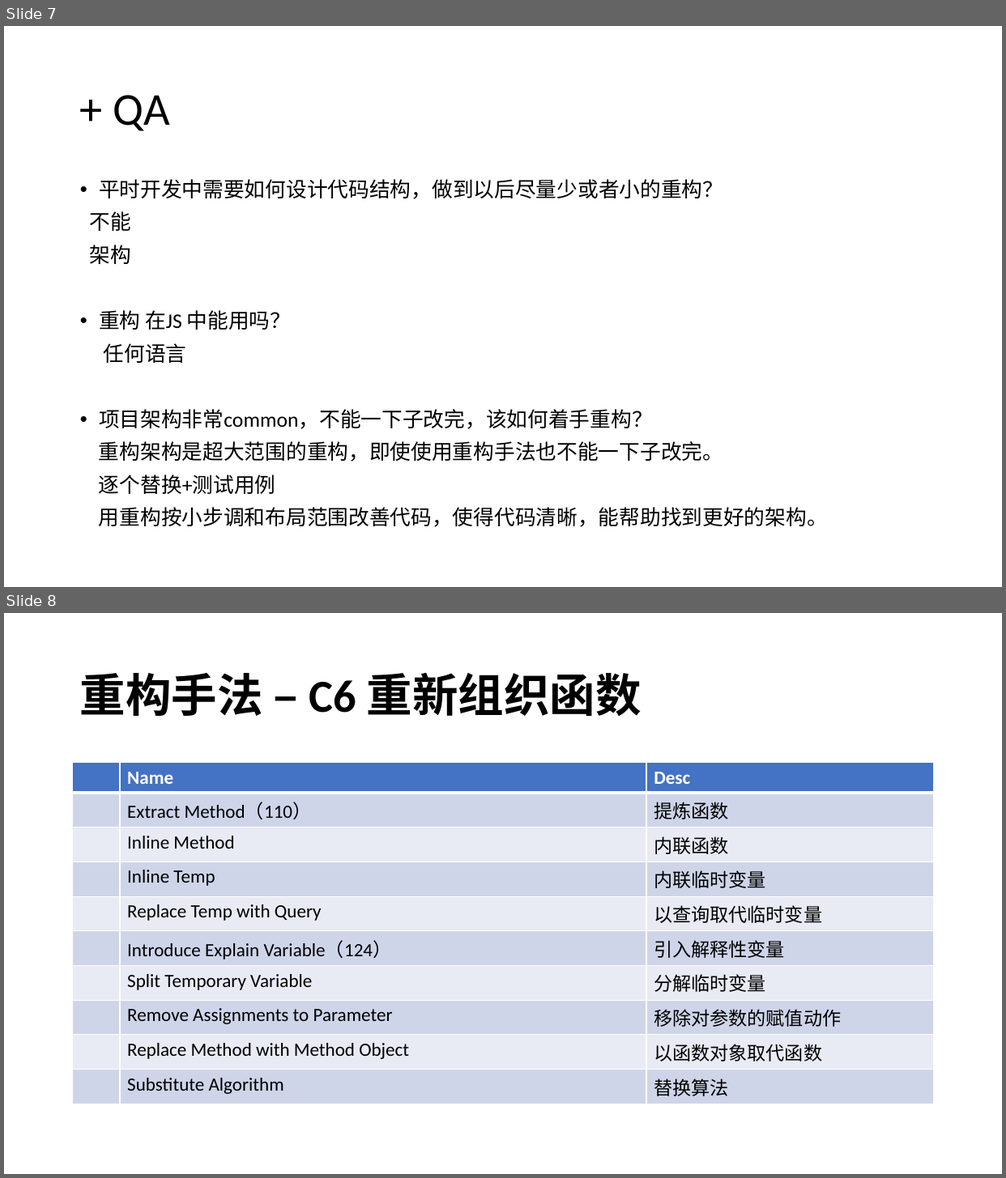
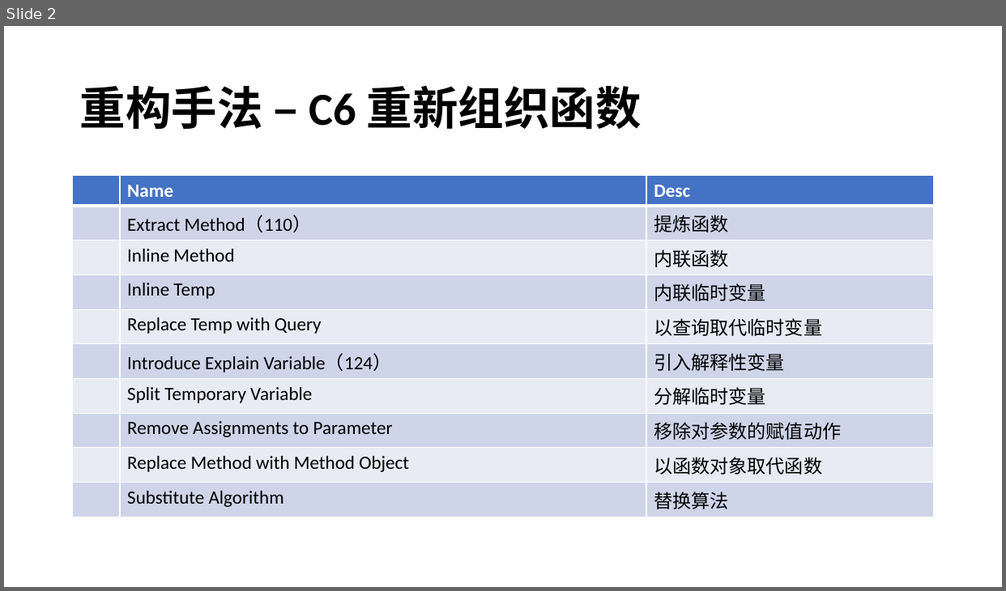
Before and after one commit to YingVickyCao/YingVickyCao.github.io, a slide deck: books/Refactoring/session/Refactoring_part2.pptx. Shown one above the other, each under a label of ours: slides 7 and 8 before the commit, slide 2 after it. The pictures are 1006x1178 and 1006x591 pixels, drawn with LibreOffice and Linux fonts; fonts in the diff are those of the drawing. Boxes give left, top, right and bottom in pixels: in the first picture for what was removed or moved away, otherwise in the second. Text is boxed around its words. In the diff, an @@ line names an element or a change of style, - is before the commit and + after.

```diff
--- a/books/Refactoring/session/Refactoring_part2.pptx
+++ b/books/Refactoring/session/Refactoring_part2.pptx
@@ slide 7 removed at <box>4,26,1002,587</box>, background #FFFFFF @@
@@ title removed at <box>113,95,171,131</box> @@
-+ QA
@@ text removed at <box>89,179,828,527</box> @@
-• 平时开发中需要如何设计代码结构，做到以后尽量少或者小的重构？
-不能
-架构
-• 重构 在JS 中能用吗？
-任何语言
-• 项目架构非常common，不能一下子改完，该如何着手重构？
-重构架构是超大范围的重构，即使使用重构手法也不能一下子改完。
-逐个替换+测试用例
-用重构按小步调和布局范围改善代码，使得代码清晰，能帮助找到更好的架构。
@@ what was slide 8 is now slide 2 @@
```
Also in this commit, not shown: 1 slide changed, 5 other slides removed, 7 other files.
